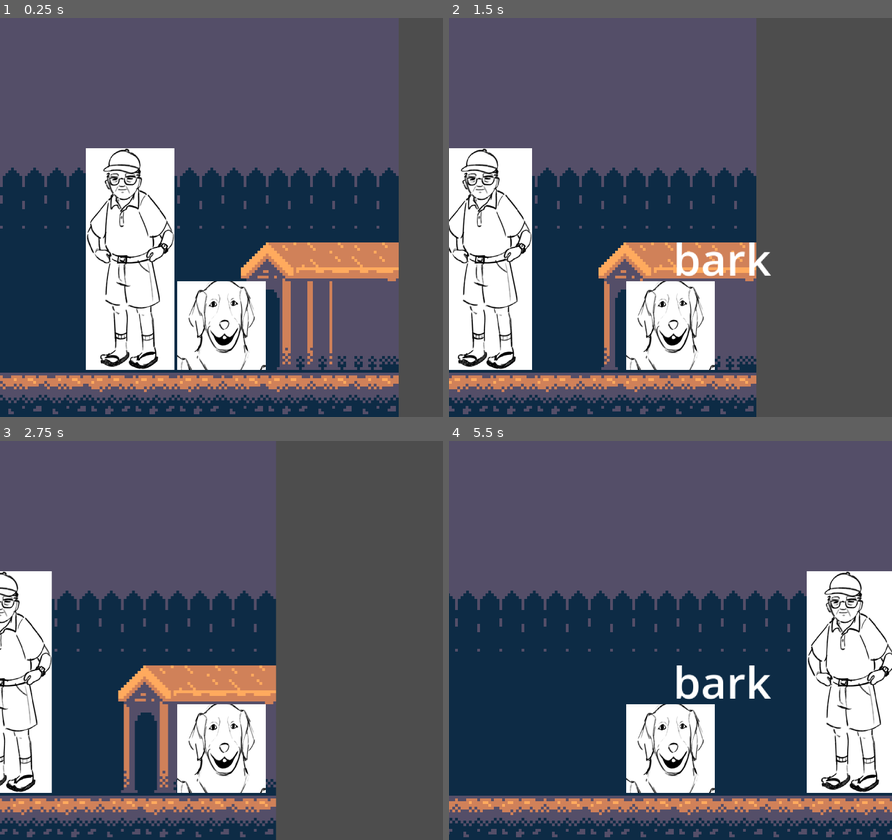
Above: before the commit, frames 1-4 (two rows, left to right).
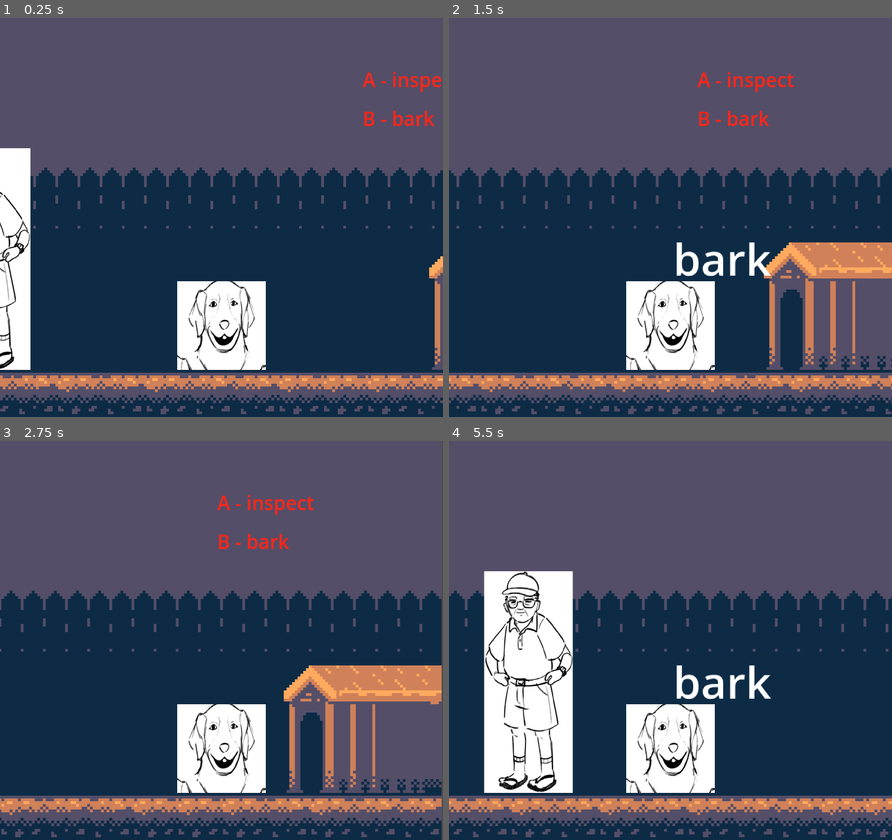
Above: after the commit, the same moments.

Repository: CookieJarCoding/dog-god
Game: Godot game, scene res://sidescroll_system/world/humanworld.tscn
Two runs of this game, one before a commit and one after it. Both use one fixed random seed, a clock stepped at 60 frames per second and the inputs below. The project has no main scene, so this scene is started directly.
Inputs:
- Up to frame 1 (0.25 s): no input
- Up to frame 2 (1.5 s): tap Enter at 0.5 s; hold D (right) 0.53-1.28 s; tap Z (A) at 0.6 s; tap , (B) at 0.8, 1.35 s; hold A (left) from 1.28 s (still down)
- Up to frame 3 (2.75 s): tap Z (A) at 1.55, 2.1 s; release A (left) at 2.03 s; hold D (right) from 2.03 s (still down); tap , (B) at 2.3 s
- Up to frame 4 (5.5 s): tap , (B) at 2.85, 3.8, 4.35, 5.3 s; tap Z (A) at 3.05, 3.6, 4.55, 5.1 s; release D (right) at 3.53 s; hold A (left) from 3.53 s (still down)

The runs differ from the first frame. In frame 1, 38% of the frame differs, in the area x 0-100%, y 0-100%; in frame 2, 50%; in frame 3, 53%; in frame 4, 27%.

Commit message:
feat: implement basic interaction controls

Diff:
--- /dev/null
+++ b/sidescroll_system/oldman/oldman.gd
@@ -0,0 +1,15 @@
+extends Area2D
+# TODO: Create Interactable class
+
+var interact_dialogue = "This is Peter."
+
+func _on_body_entered(body: Node2D) -> void:
+	if body is Player:
+		body.current_interactable = self
+
+func _on_body_exited(body: Node2D) -> void:
+	if body is Player:
+		body.current_interactable = null
+
+func print_dialogue() -> void:
+	print(interact_dialogue)
--- a/sidescroll_system/oldman/oldman.tscn
+++ b/sidescroll_system/oldman/oldman.tscn
@@ -1,11 +1,13 @@
 [gd_scene format=3 uid="uid://ccnj075abovx"]
 
 [ext_resource type="Texture2D" uid="uid://dopv36wown4ph" path="res://sidescroll_system/oldman/temp-peter.png" id="1_4q5nd"]
+[ext_resource type="Script" uid="uid://be5rlk05h31wb" path="res://sidescroll_system/oldman/oldman.gd" id="1_mnlrb"]
 
 [sub_resource type="RectangleShape2D" id="RectangleShape2D_dmglj"]
 size = Vector2(32, 80)
 
 [node name="Area2D" type="Area2D" unique_id=533569569]
+script = ExtResource("1_mnlrb")
 
 [node name="CollisionShape2D" type="CollisionShape2D" parent="." unique_id=1916171360]
 position = Vector2(0, -40)
--- a/sidescroll_system/player/player.gd
+++ b/sidescroll_system/player/player.gd
@@ -5,6 +5,9 @@
 
 @onready var collision_shape = $CollisionShape2D
 @onready var bark_indicator = $"Label-Bark"
+@onready var dialogue_indicator = $"Label-Dialogue"
+
+var current_interactable: Area2D = null
 
 func _physics_process(_delta: float) -> void:
 	velocity = Vector2.ZERO
@@ -22,6 +25,17 @@
 		await get_tree().create_timer(0.25).timeout
 		bark_indicator.hide()
 
+	if Input.is_action_just_pressed("A") and current_interactable != null:
+		trigger_dialogue()
+
+func trigger_dialogue() -> void:
+	# BASIC PLACEHOLDER IMPLEMENTATION
+	current_interactable.print_dialogue()
+	dialogue_indicator.text = current_interactable.interact_dialogue
+	dialogue_indicator.show()
+	await get_tree().create_timer(1).timeout
+	dialogue_indicator.hide()
+
 func get_horizontal_collision() -> Vector2:
 	var shape = collision_shape.shape
 	var half_width = shape.size.x * 0.5
--- a/sidescroll_system/player/player.tscn
+++ b/sidescroll_system/player/player.tscn
@@ -5,6 +5,9 @@
 
 [sub_resource type="RectangleShape2D" id="RectangleShape2D_mbhhb"]
 size = Vector2(32, 32)
+
+[sub_resource type="LabelSettings" id="LabelSettings_pcyuw"]
+font_size = 8
 
 [node name="CharacterBody2D" type="CharacterBody2D" unique_id=981155298]
 script = ExtResource("1_rkbax")
@@ -28,3 +31,12 @@
 offset_right = 41.0
 offset_bottom = -29.0
 text = "bark"
+
+[node name="Label-Dialogue" type="Label" parent="." unique_id=1981203673]
+visible = false
+offset_left = -20.0
+offset_right = 20.0
+offset_bottom = 23.0
+text = "null"
+label_settings = SubResource("LabelSettings_pcyuw")
+horizontal_alignment = 1
--- a/sidescroll_system/world/humanworld.tscn
+++ b/sidescroll_system/world/humanworld.tscn
@@ -4,13 +4,17 @@
 [ext_resource type="Script" uid="uid://dhxbl5rjfu838" path="res://sidescroll_system/world/humanworld.gd" id="1_pwe01"]
 [ext_resource type="TileSet" uid="uid://bb1qw1x5mc1gu" path="res://sidescroll_system/world/doghouse.tres" id="4_pwe01"]
 [ext_resource type="PackedScene" uid="uid://ccnj075abovx" path="res://sidescroll_system/oldman/oldman.tscn" id="4_uaoea"]
+[ext_resource type="Script" uid="uid://dtnkeroq2rihw" path="res://sidescroll_system/world/interactable_doghouse.gd" id="5_e8gki"]
+
+[sub_resource type="RectangleShape2D" id="RectangleShape2D_dmglj"]
+size = Vector2(57, 46)
+
+[sub_resource type="LabelSettings" id="LabelSettings_y00b8"]
+font_size = 7
+font_color = Color(1, 0.14901961, 0.09411765, 1)
 
 [node name="Node2D" type="Node2D" unique_id=722819845]
 script = ExtResource("1_pwe01")
-
-[node name="CharacterBody2D" parent="." unique_id=981155298 instance=ExtResource("1_gb136")]
-z_index = 1
-position = Vector2(224, 127)
 
 [node name="TileMapLayer-Ground" type="TileMapLayer" parent="." unique_id=928712323]
 tile_map_data = PackedByteArray("AAAAAAgAAgAAAAAAAAABAAgAAgABAAAAAAACAAgAAgABAAAAAAADAAgAAgAAAAAAAAAEAAgAAgABAAAAAAAFAA …(208 unchanged characters)…
@@ -33,5 +37,30 @@
 offset_bottom = 143.0
 color = Color(0.050980393, 0.16862746, 0.27058825, 1)
 
-[node name="Area2D" parent="." unique_id=533569569 instance=ExtResource("4_uaoea")]
-position = Vector2(191, 127)
+[node name="CharacterBody2D" parent="." unique_id=981155298 instance=ExtResource("1_gb136")]
+z_index = 1
+position = Vector2(156, 127)
+
+[node name="Area2D-Oldman" parent="." unique_id=533569569 instance=ExtResource("4_uaoea")]
+position = Vector2(71, 127)
+
+[node name="Area2D-Doghouse" type="Area2D" parent="." unique_id=419824449]
+script = ExtResource("5_e8gki")
+
+[node name="CollisionShape2D" type="CollisionShape2D" parent="Area2D-Doghouse" unique_id=1244803194]
+position = Vector2(259.5, 104)
+shape = SubResource("RectangleShape2D_dmglj")
+
+[node name="(TEMP)Label-Controls" type="Label" parent="." unique_id=158253581]
+offset_left = 207.0
+offset_top = 17.0
+offset_right = 287.0
+offset_bottom = 66.0
+text = "A - inspect
+B - bark"
+label_settings = SubResource("LabelSettings_y00b8")
+
+[connection signal="body_entered" from="Area2D-Oldman" to="Area2D-Oldman" method="_on_body_entered"]
+[connection signal="body_exited" from="Area2D-Oldman" to="Area2D-Oldman" method="_on_body_exited"]
+[connection signal="body_entered" from="Area2D-Doghouse" to="Area2D-Doghouse" method="_on_body_entered"]
+[connection signal="body_exited" from="Area2D-Doghouse" to="Area2D-Doghouse" method="_on_body_exited"]
--- /dev/null
+++ b/sidescroll_system/world/interactable_doghouse.gd
@@ -0,0 +1,15 @@
+extends Area2D
+# TODO: Create Interactable class
+
+var interact_dialogue = "This is my doghouse."
+
+func _on_body_entered(body: Node2D) -> void:
+	if body is Player:
+		body.current_interactable = self
+
+func _on_body_exited(body: Node2D) -> void:
+	if body is Player:
+		body.current_interactable = null
+
+func print_dialogue() -> void:
+	print(interact_dialogue)
Not shown, added: sidescroll_system/oldman/oldman.gd.uid
Not shown, added: sidescroll_system/world/interactable_doghouse.gd.uid
